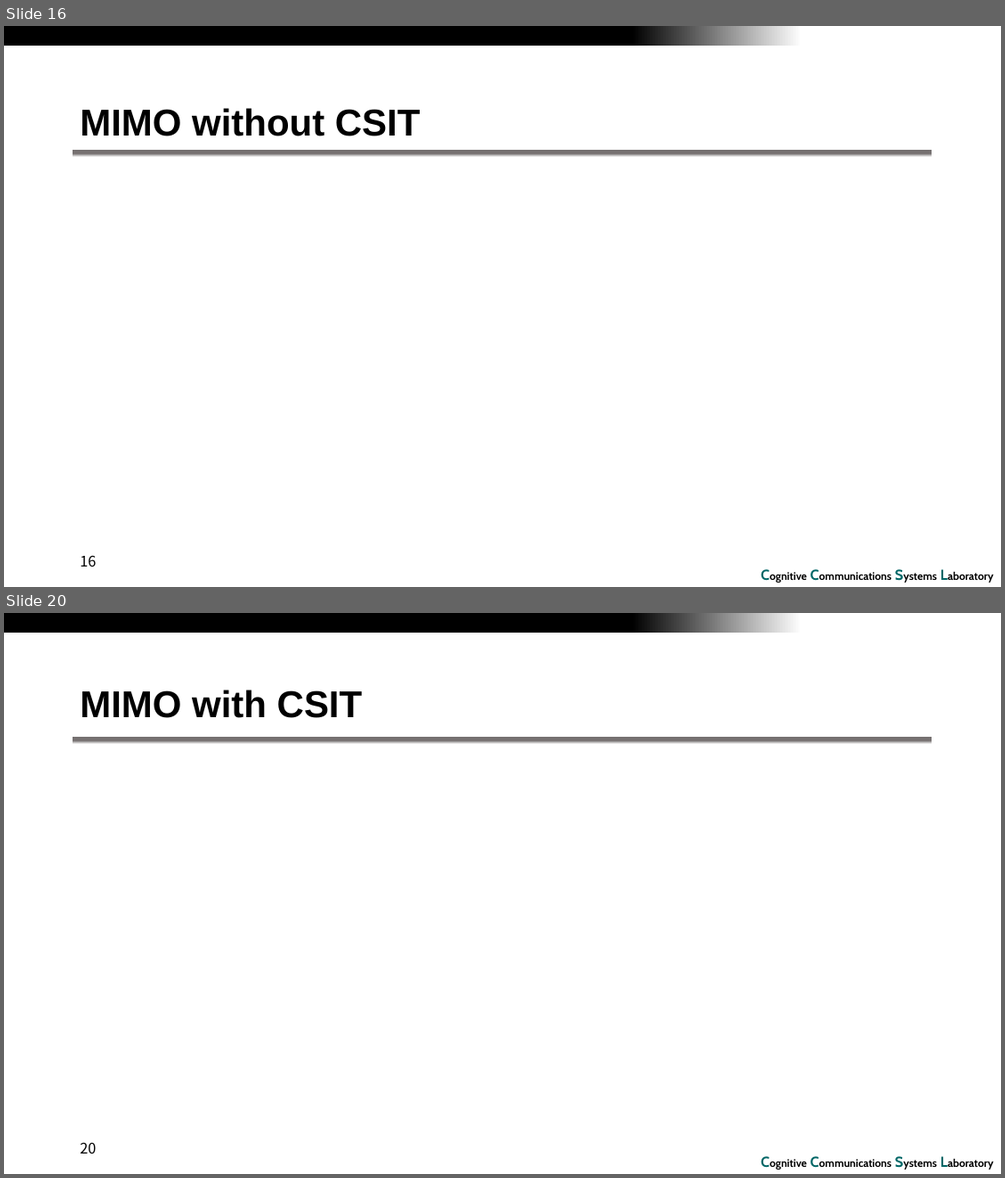
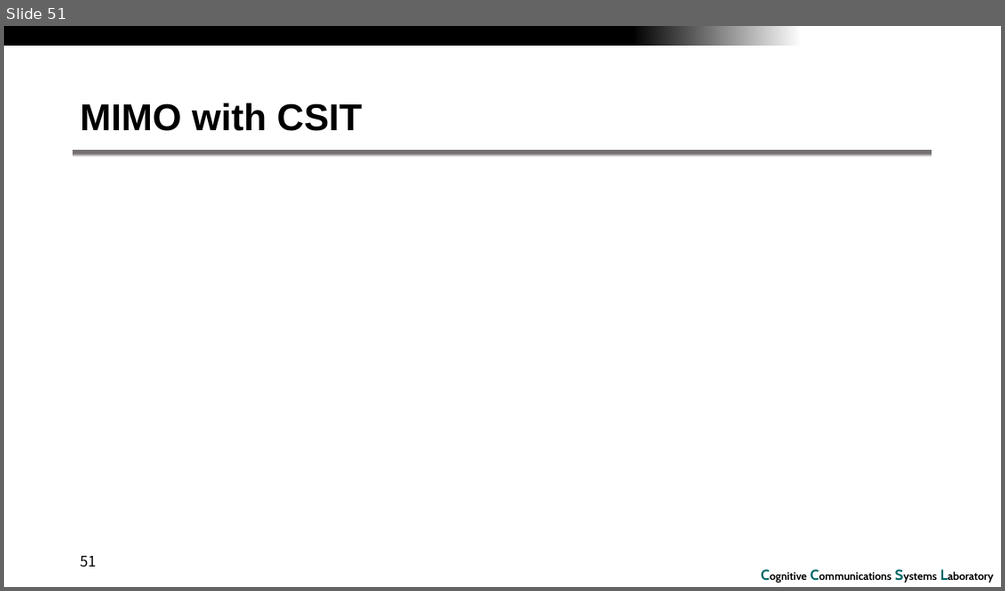
Before and after one commit to RefatHanbat/Presentation-of-SDM, a slide deck: assignment-5.pptx. Shown one above the other, each under a label of ours: slides 16 and 20 before the commit, slide 51 after it; the slides between them are not shown. The pictures are 1005x1178 and 1005x591 pixels, drawn with LibreOffice and Linux fonts; fonts in the diff are those of the drawing; grey boxes stand for pictures; background and template pictures are left out. Boxes give left, top, right and bottom in pixels: in the first picture for what was removed or moved away, otherwise in the second. Text is boxed around its words. In the diff, an @@ line names an element or a change of style, - is before the commit and + after.

```diff
--- a/assignment-5.pptx
+++ b/assignment-5.pptx
@@ slide 16 removed at bbox=[4, 26, 1001, 587], background #FFFFFF; not listed: 3 template elements that a slide beside it also shows @@
@@ title removed at bbox=[80, 108, 421, 136] @@
-MIMO without CSIT
@@ page number removed at bbox=[80, 556, 96, 566] @@
-16
@@ what was slide 20 is now slide 51 @@
@@ page number at bbox=[80, 556, 96, 566]: text changed @@
-20
+51
```
Also in this commit, not shown: 16 slides changed, 34 slides added, 2 other slides removed, 5 other files.
